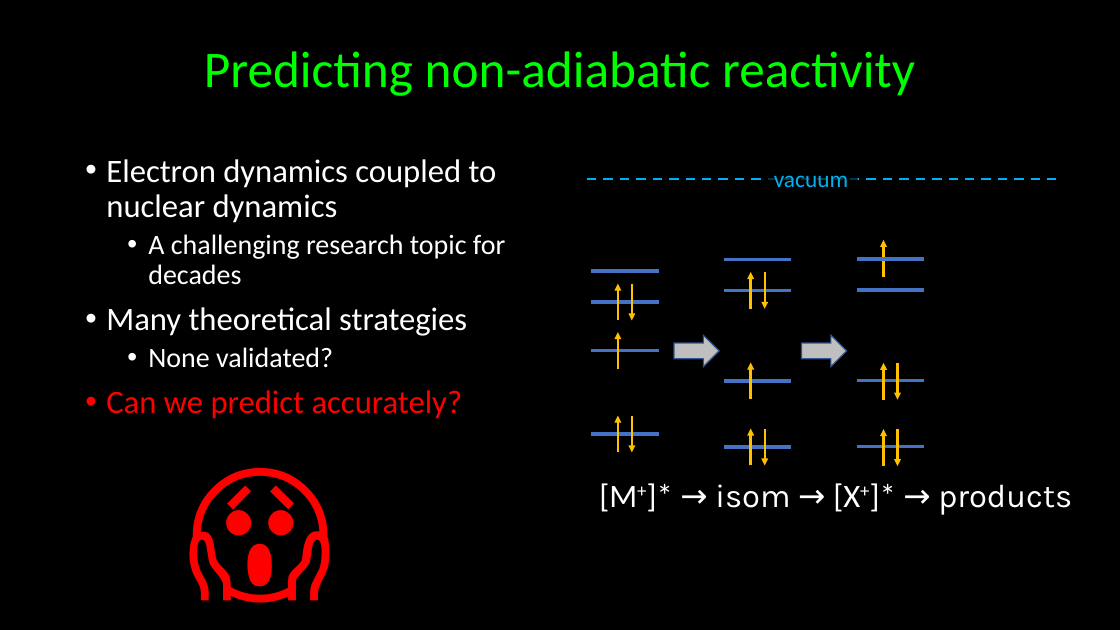
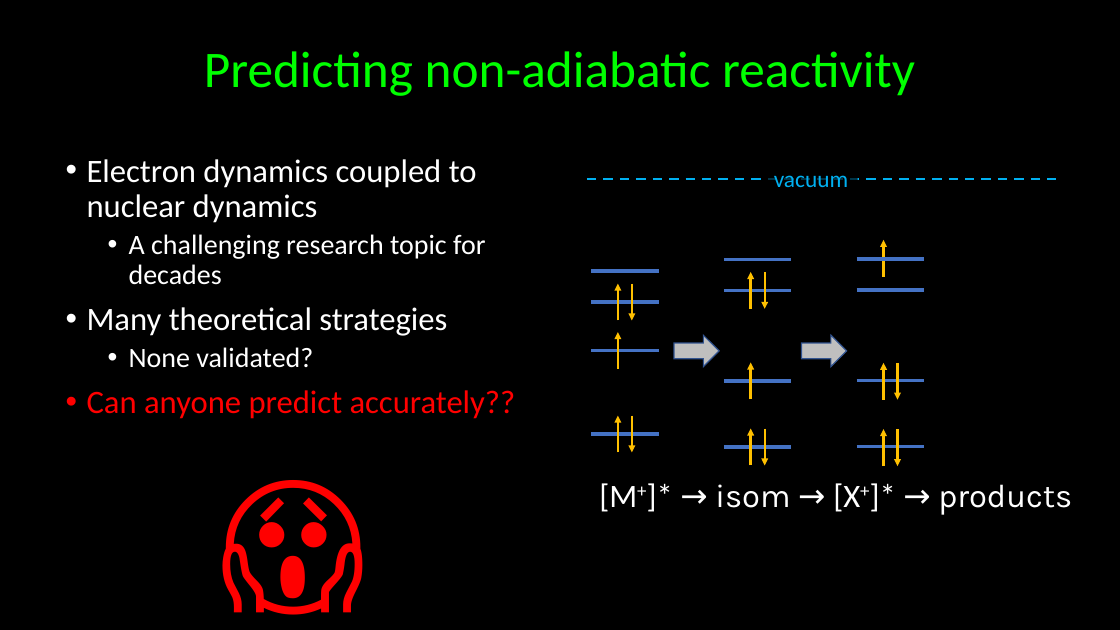
Before and after one commit to kkinist/ACS_Boston_2018, a slide deck: slide 21 of ACS_Boston_2018_Irikura.pptx. Drawn at 1120x630 pixels with LibreOffice and Linux fonts; fonts in the diff are those of the drawing. Boxes give left, top, right and bottom in pixels: in the first picture for what was removed or moved away, otherwise in the second. Text is boxed around its words. In the diff, an @@ line names an element or a change of style, - is before the commit and + after.

```diff
--- a/ACS_Boston_2018_Irikura.pptx
+++ b/ACS_Boston_2018_Irikura.pptx
@@ text "Electron dynamics coupled to nuclear ...": place and size @@
-text "Electron dynamics coupled to nuclear ..." at bbox=[106, 159, 505, 419]
+text "Electron dynamics coupled to nuclear ..." at bbox=[87, 159, 516, 419]
@@ text at bbox=[87, 390, 516, 419]: text changed @@
-• Can we predict accurately?
+• Can anyone predict accurately??
@@ text "😱": place and size @@
-text "😱" at bbox=[176, 417, 355, 620]
+text "😱" at bbox=[208, 429, 388, 630]
```
Also in this commit, not shown: 9 other slides changed, 1 other file.
